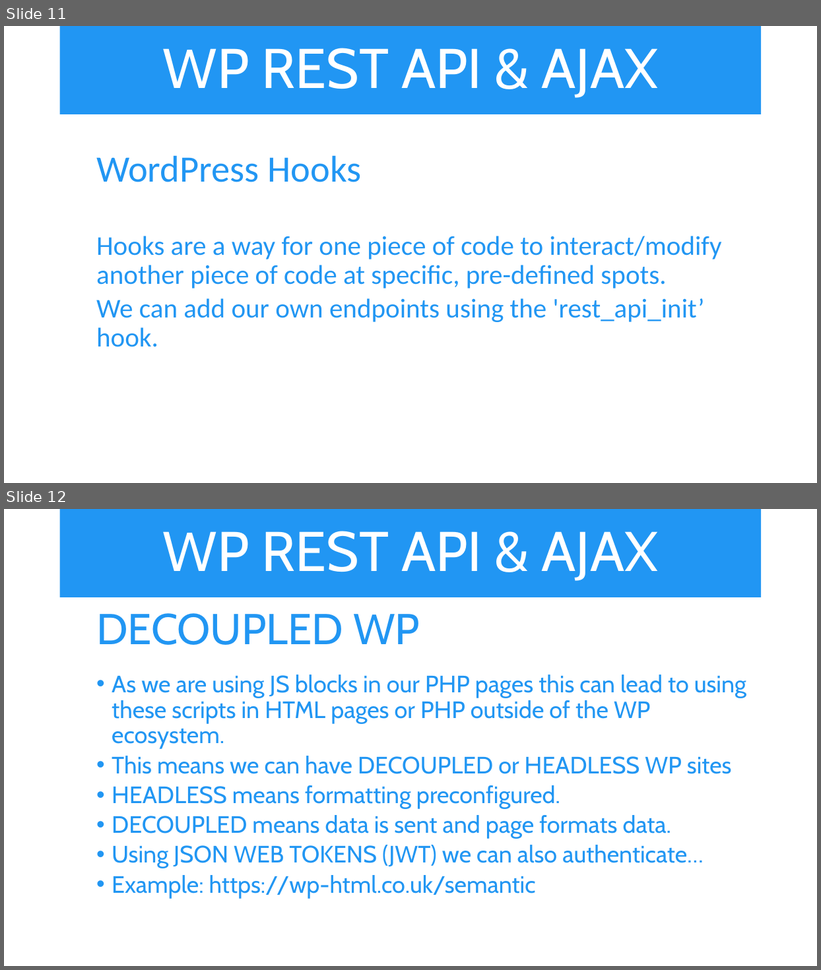
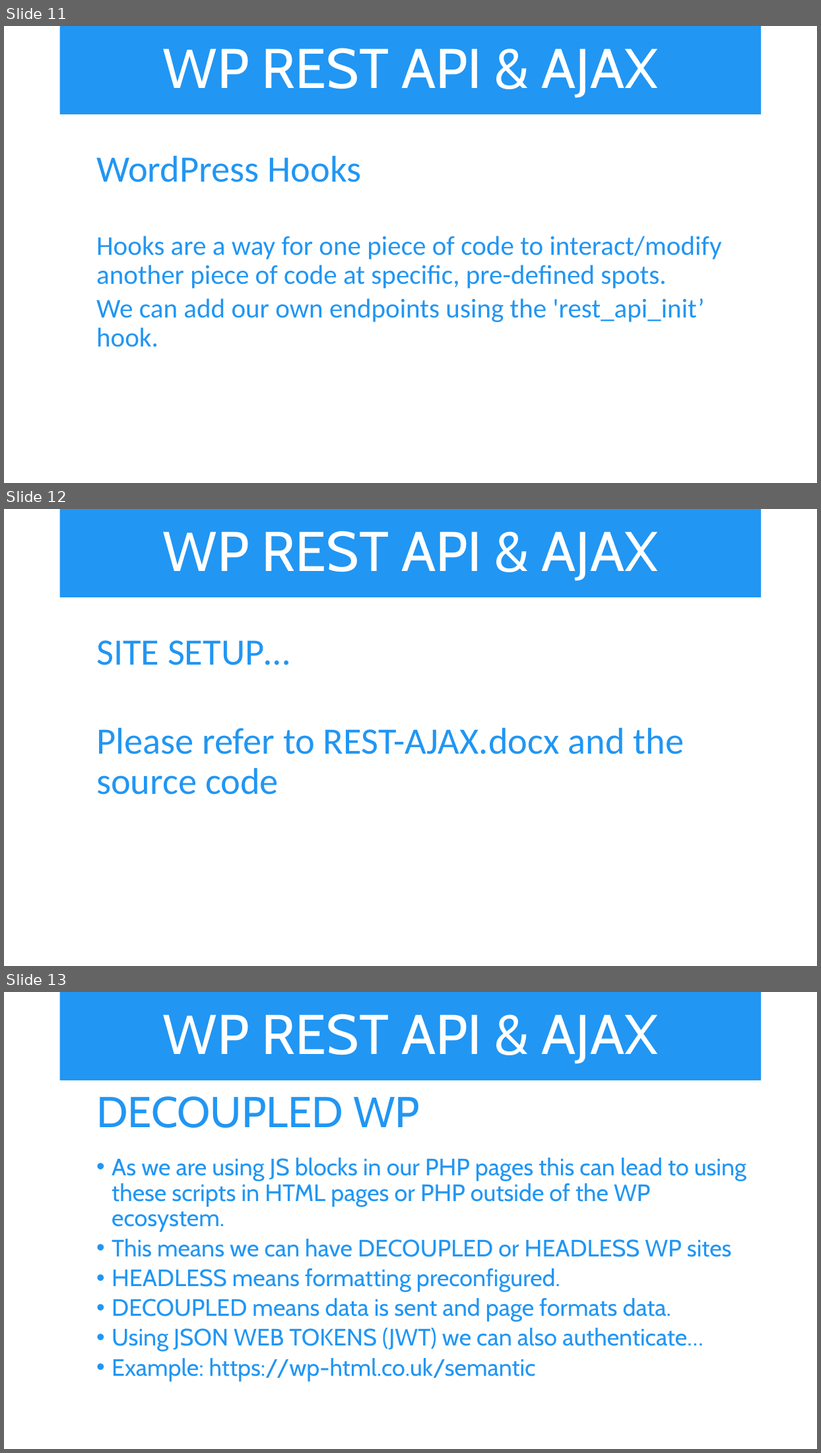
Before and after one commit to iwswordpress/rest, a slide deck: rest-api-workshop.pptx. Shown one above the other, each under a label of ours: slides 11 and 12 before the commit, slides 11, 12 and 13 after it. The pictures are 821x970 and 821x1453 pixels, drawn with LibreOffice and Linux fonts; fonts in the diff are those of the drawing. Boxes give left, top, right and bottom in pixels: in the first picture for what was removed or moved away, otherwise in the second. Text is boxed around its words. In the diff, an @@ line names an element or a change of style, - is before the commit and + after.

```diff
--- a/rest-api-workshop.pptx
+++ b/rest-api-workshop.pptx
@@ slide 12 added at (4, 509, 817, 966), background #FFFFFF @@
@@ title added at (60, 509, 762, 597), fill #2196F3, 66 pt, text #FFFFFF @@
+WP REST API & AJAX
@@ text added at (96, 640, 684, 795), 44 pt, text #2196F3 @@
+  SITE SETUP…
+  Please refer to REST-AJAX.docx and the source code
@@ what was slide 12 is now slide 13 @@
```
Also in this commit, not shown: 1 other file.
